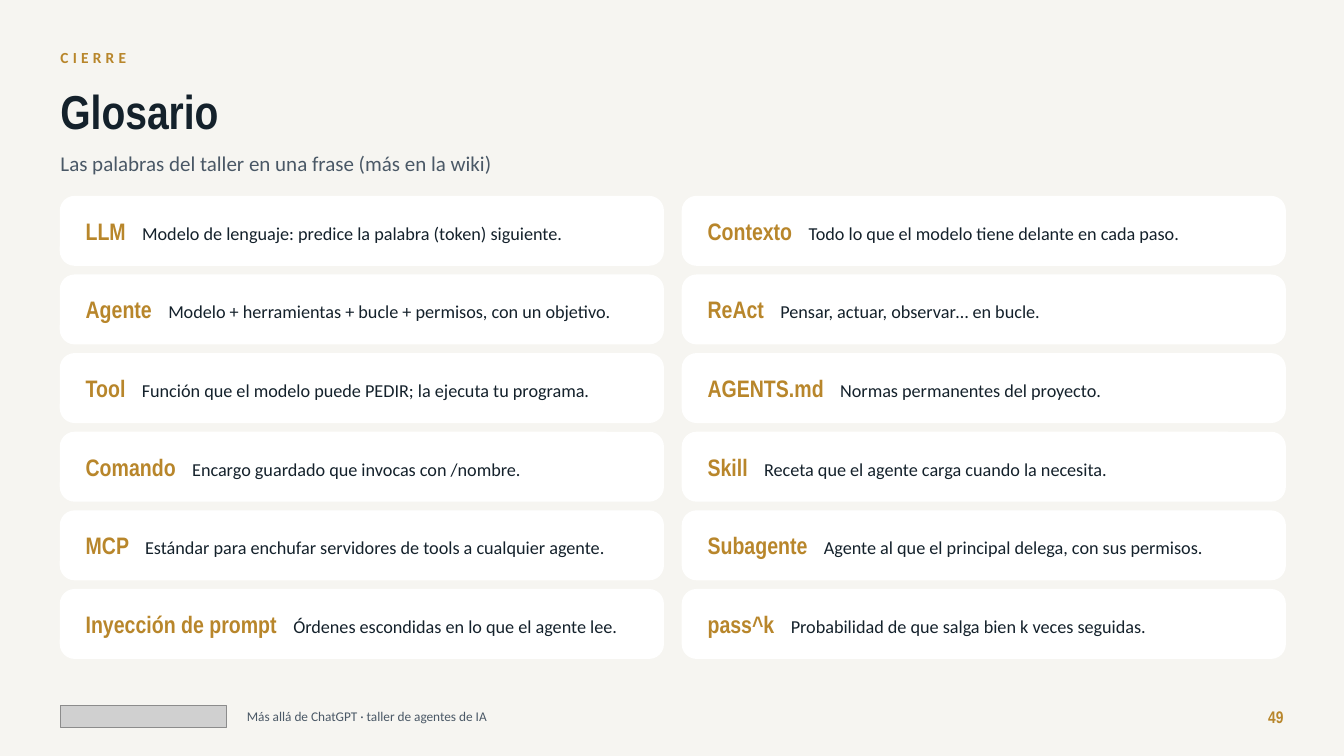
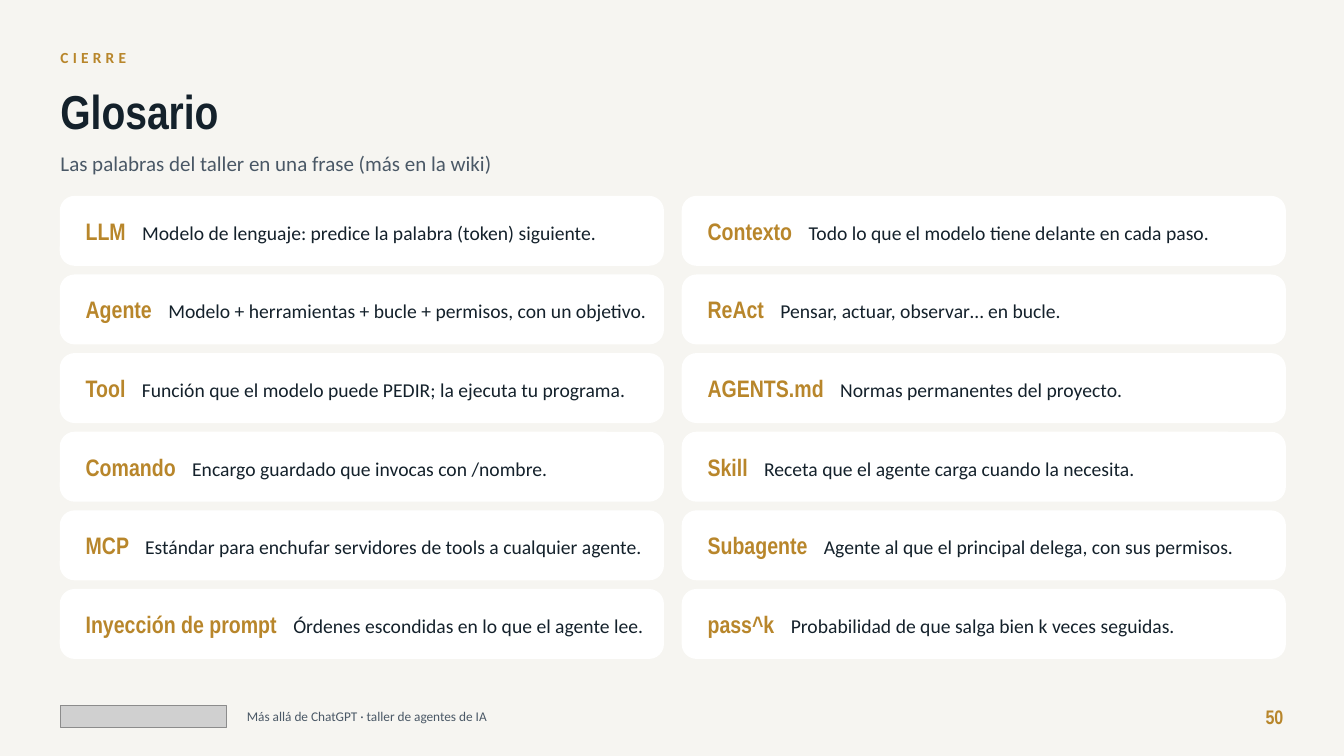
Before and after one commit to jlasherasTracasa/taller_semana_ia_2026, a slide deck: slide 50 of presentacion/taller-agentes-ia.pptx (slide 49 before the commit). Drawn at 1344x756 pixels with LibreOffice and Linux fonts; fonts in the diff are those of the drawing; grey boxes stand for pictures. Boxes give left, top, right and bottom in pixels: in the first picture for what was removed or moved away, otherwise in the second. Text is boxed around its words. In the diff, an @@ line names an element or a change of style, - is before the commit and + after.

Commit message:
Presentación: horario realista con descanso (18:05) y 10 min de colchón, historia exprés, F.5-F.8 «para casa», letra mínima de 14 pt en las tarjetas

```diff
--- a/presentacion/taller-agentes-ia.pptx
+++ b/presentacion/taller-agentes-ia.pptx
@@ text "Contexto Todo lo que el ..." at (708,223,1209,243): size 13 to 14 pt in "Todo lo que el modelo tiene delante ..." @@
@@ text "Agente Modelo + herramientas + ..." at (86,301,646,323): size 13 to 14 pt in "Modelo + herramientas + bucle + permisos, ..." @@
@@ text "ReAct Pensar, actuar, observar… en ..." at (708,301,1061,321): size 13 to 14 pt in "Pensar, actuar, observar… en bucle." @@
@@ text "AGENTS.md Normas permanentes del proyecto." at (708,379,1122,400): size 13 to 14 pt in "Normas permanentes del proyecto." @@
@@ text "Comando Encargo guardado que invocas ..." at (86,458,547,480): size 13 to 14 pt in "Encargo guardado que invocas con /nombre." @@
@@ text "Skill Receta que el agente ..." at (708,458,1134,480): size 13 to 14 pt in "Receta que el agente carga cuando la ..." @@
@@ size 13 to 14 pt in 3 elements at (86,223,596,244), (86,379,625,401), (86,537,641,558) @@
@@ text "Subagente Agente al que el ..." at (708,536,1233,559): size 13 to 14 pt in "Agente al que el principal delega, con ..." @@
@@ text "Inyección de prompt Órdenes escondidas ..." at (86,615,643,638): size 13 to 14 pt in "Órdenes escondidas en lo que el agente ..." @@
@@ text "pass^k Probabilidad de que salga ..." at (708,615,1175,638): size 13 to 14 pt in "Probabilidad de que salga bien k veces ..." @@
@@ text at (1266,710,1284,724): text changed; size 12 to 14 pt @@
-49
+50
```
Also in this commit, not shown: 53 other slides changed, 1 slide added, 2 other files.
